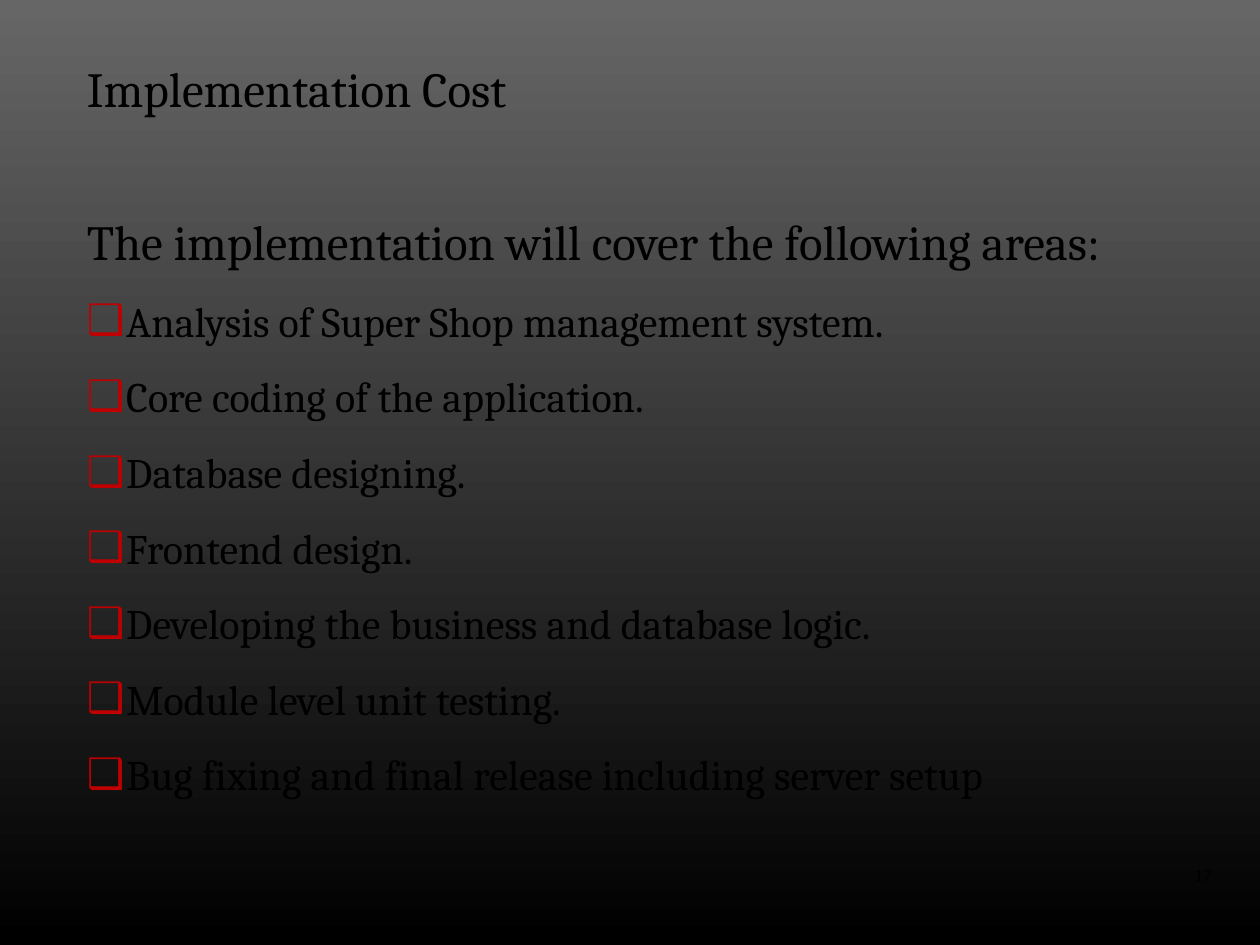
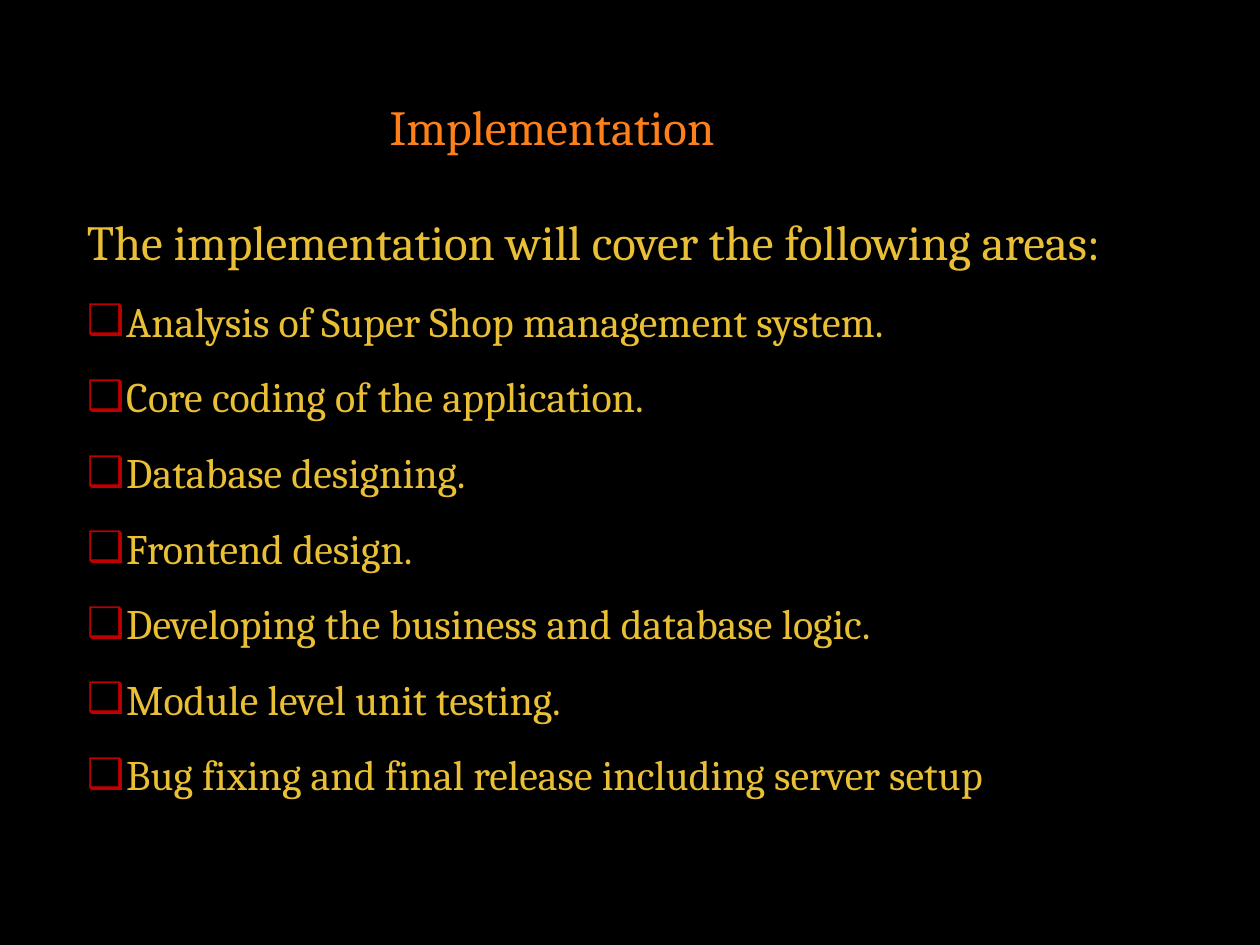
Before and after one commit to RafiaBonna/core_php, a slide deck: slide 17 of project_proposal/rafiabonna.pptx. Drawn at 1260x945 pixels with LibreOffice and Linux fonts; fonts in the diff are those of the drawing; background and template pictures are left out. Boxes give left, top, right and bottom in pixels: in the first picture for what was removed or moved away, otherwise in the second. Text is boxed around its words. In the diff, an @@ line names an element or a change of style, - is before the commit and + after.

```diff
--- a/project_proposal/rafiabonna.pptx
+++ b/project_proposal/rafiabonna.pptx
@@ background picture (left out) to #000000 @@
@@ text "Implementation Cost": place and size @@
-text "Implementation Cost" at [87,73,506,117]
+text "Implementation Cost" at [390,111,715,156]
@@ text "Implementation Cost" at [390,111,715,156]: text colour #000000 to #FE801A in "Implementation" @@
@@ text "The implementation will cover the ..." at [87,225,1100,800]: text colour #000000 to #E9BF35 @@
```
Also in this commit, not shown: 15 other slides changed, 2 slides added, 2 slides removed, 6 other files.
